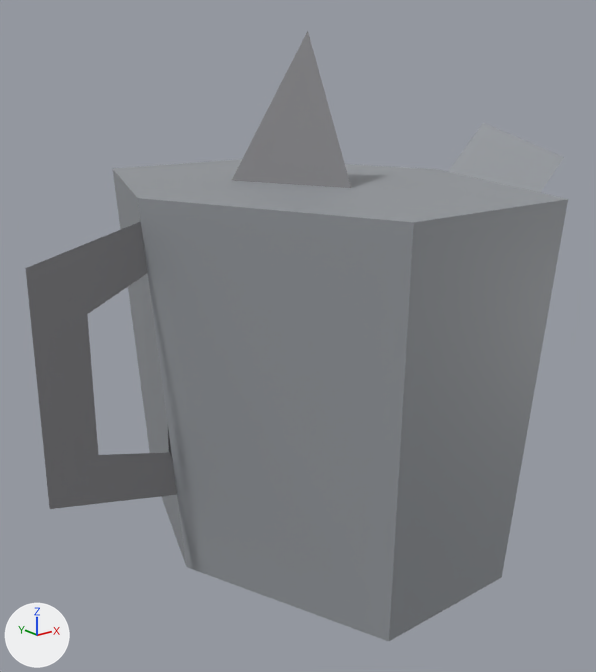
Before and after pictures for a commit that changed the glTF model s2/models/train_interior/tiny_teapot.glb.
Rendered twice from a 50 mm lens placed at (-0.12, -0.1368, 0.101), pointed at (-0.0084, 0.0028, 0.0452). Lighting does not change. The marker at lower left points along +X, +Y and +Z. The picture after the commit comes second. Vertices at exactly the same position are counted once.

The first picture shows 'tiny_teapot'.
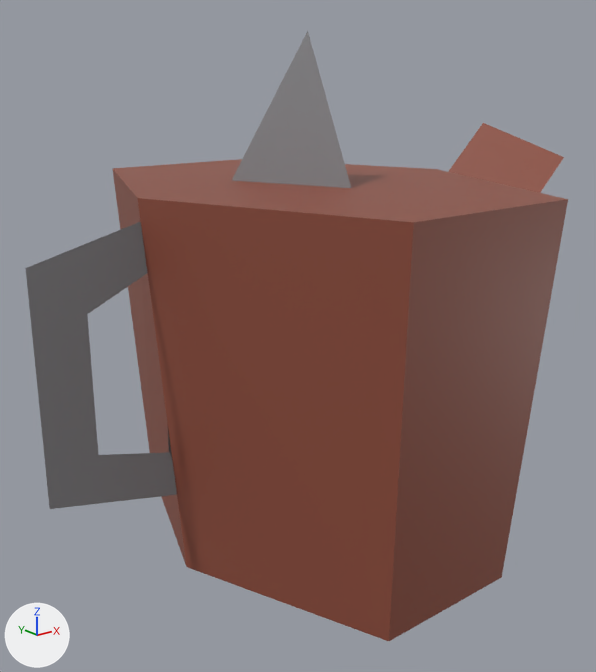
Pixel boxes [x1, y1, x2, y2] of what changed, in the pictures (596 x 672 px):
part 1 of me_tiny_teapot, recoloured (grey to brown): [112, 123, 568, 641] in both

What the commit changed:
me_tiny_teapot has 30 vertices, 42 faces and spans x -0.07..0.07, y -0.05..0.05, z 0.0..0.11.
me_tiny_teapot is used by ob_tiny_teapot; location (0.0, 0.0, 0.0).
me_tiny_teapot part 1: 28 faces centred in x -0.0381..0.0634, y -0.0483..0.0483, z 0.0..0.082 are repainted in the vertex colours; the middle colour goes from grey #95999e to brown #8f4e3d.
